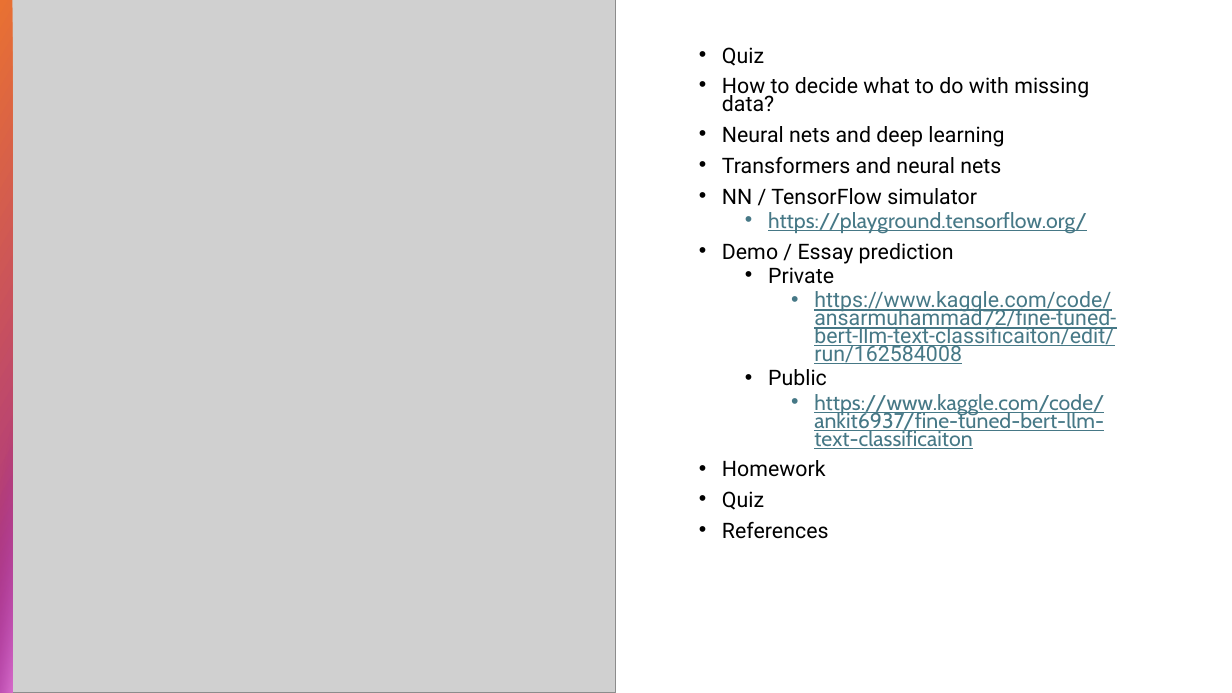
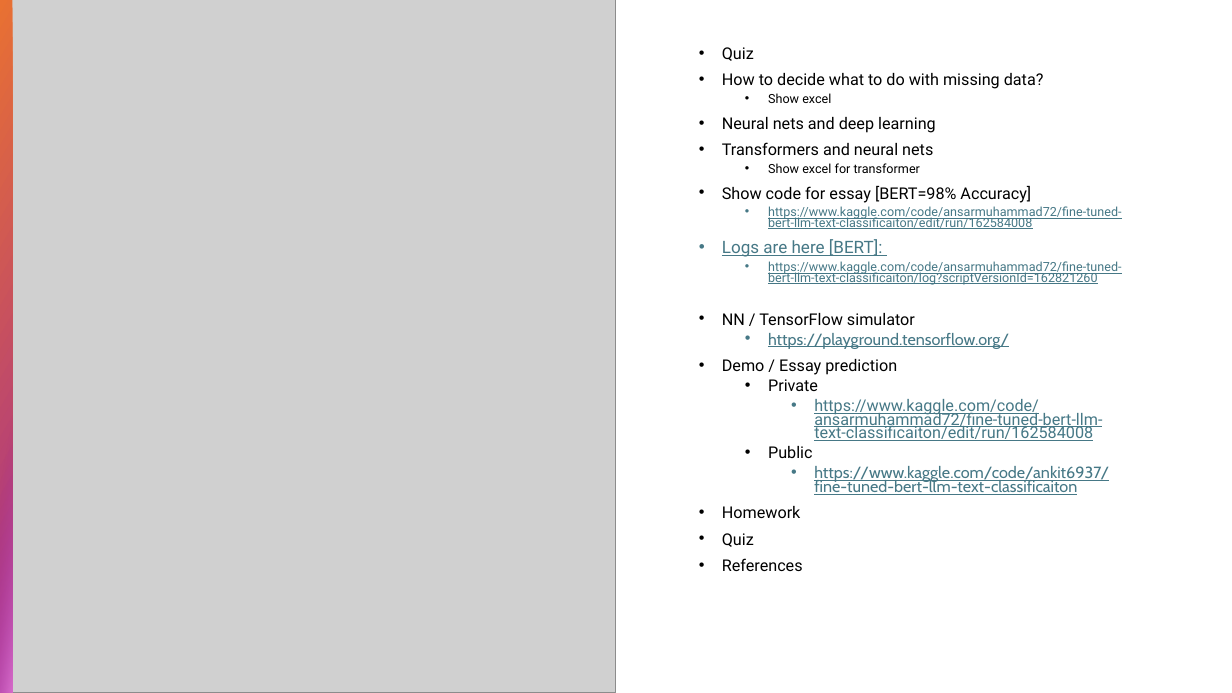
Before and after one commit to AnsarMuhammadAt10Pearls/Intro_To_AI_Course, a slide deck: slide 2 of _week4_ main_presentation.pptx. Drawn at 1232x693 pixels with LibreOffice and Linux fonts; fonts in the diff are those of the drawing; grey boxes stand for pictures. Boxes give left, top, right and bottom in pixels: in the first picture for what was removed or moved away, otherwise in the second. Text is boxed around its words. In the diff, an @@ line names an element or a change of style, - is before the commit and + after.

```diff
--- a/_week4_ main_presentation.pptx
+++ b/_week4_ main_presentation.pptx
@@ text at bbox=[722, 47, 1109, 571]: size 16.6 to 12.6 pt in "Quiz", "How to decide what to do with ...", "Neural nets and deep learning", "Transformers and neural nets" and 10 more places @@
@@ text at bbox=[768, 93, 831, 103]: paragraph added @@
+  • Show excel
@@ text at bbox=[722, 186, 1122, 285]: paragraphs added @@
+  • Show excel for transformer
+• Show code for essay [BERT=98% Accuracy]
+  • https://www.kaggle.com/code/ansarmuhammad72/fine-tuned-bert-llm-text-classificaiton/edit/run/162584008
+  • Logs are here [BERT]:
+  • https://www.kaggle.com/code/ansarmuhammad72/fine-tuned-bert-llm-text-classificaiton/log?scriptVersionId=162821260
```
Also in this commit, not shown: 1 other slide changed, 1 other file.
